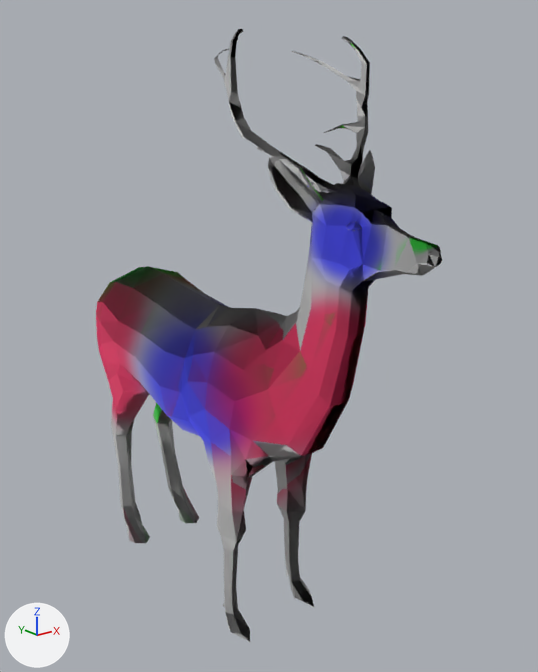
The glTF model models/animated_deer.glb as it was, and as the next commit left it.
Both versions are drawn from a 50 mm camera at (-4.65, -7.27, 5.73) aimed at (0.31, -1.07, 3.25). The lights are fixed; the arrows at lower left show +X, +Y and +Z. Where no turn or scale is listed for an object, it has been applied to the vertices. Vertices at the same position are counted once.

Script lines for the objects in view, before the commit:
```python
mat_material_001 = principled_material('Material.001')
mat_material_001.texture = img_xgfhcghf
me_deer = bpy.data.meshes.new('Deer')
me_deer.from_pydata(...)  # 832 vertices, 1570 faces; spans x -0.82..0.82, y -2.25..3.22, z -1.12..5.21
me_deer.materials.append(mat_material_001)  # picture img_xgfhcghf
ob_deer = bpy.data.objects.new('Deer', me_deer)
ob_deer.location = (0.0, -1.35, 1.11)
```
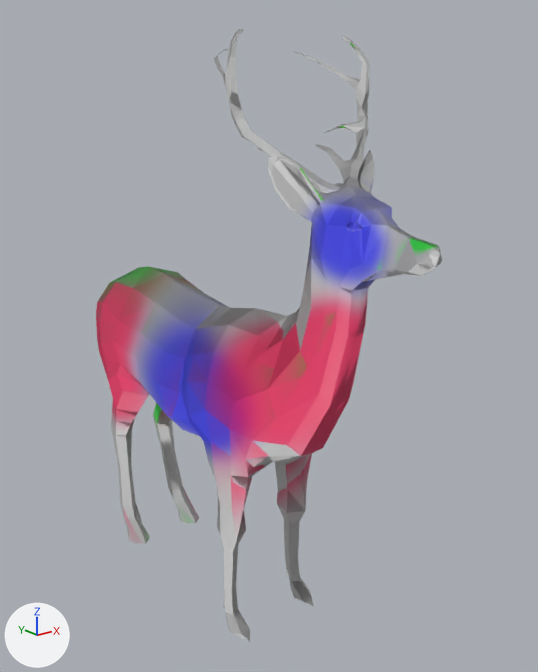
Where the newer file only moved an object's origin or applied its transform, the numbers keep the older frame.

Diff of the bpy script that builds the scene:
```diff
--- a/models/animated_deer.glb.py
+++ b/models/animated_deer.glb.py
@@ mat_material_001 @@
 n1 = _N.new('ShaderNodeOutputMaterial'); n1.name = 'Material Output'
+n3 = _N.new('ShaderNodeMix'); n3.name = 'Mix'
+n3.data_type = 'RGBA'
+n3.blend_type = 'MULTIPLY'
+n3.inputs[0].default_value = 1.0  # 'Factor'
+n4 = _N.new('ShaderNodeVertexColor'); n4.name = 'Color Attribute'
 n2 = _N.new('ShaderNodeTexImage'); n2.name = 'Image Texture'
@@ mat_material_001 @@
 n0 = _N.new('ShaderNodeBsdfPrincipled'); n0.name = 'Principled BSDF'
 _L.new(n0.outputs[0], n1.inputs[0])  # 'BSDF' to 'Surface'
-_L.new(n2.outputs[0], n0.inputs[0])  # 'Color' to 'Base Color'
+_L.new(n3.outputs[2], n0.inputs[0])  # 'Result' to 'Base Color'
+_L.new(n4.outputs[0], n3.inputs[7])  # 'Color' to 'B'
+_L.new(n2.outputs[0], n3.inputs[6])  # 'Color' to 'A'
@@ me_deer @@
 me_deer.from_pydata(...)  # 832 vertices, 1570 faces; spans x -0.82..0.82, y -2.25..3.22, z -1.12..5.21
 # used by ob_deer; location = (0.0, -1.35, 1.11)
+# me_deer part 1: its shading normals changed
+# me_deer part 2: vertex colours changed
 me_deer.materials.append(mat_material_001)
```

Boxes [x1, y1, x2, y2] around the edits, measured in the pictures (538 x 672 px):
'Deer', recoloured, shading changed: [96, 29, 442, 641] in both
